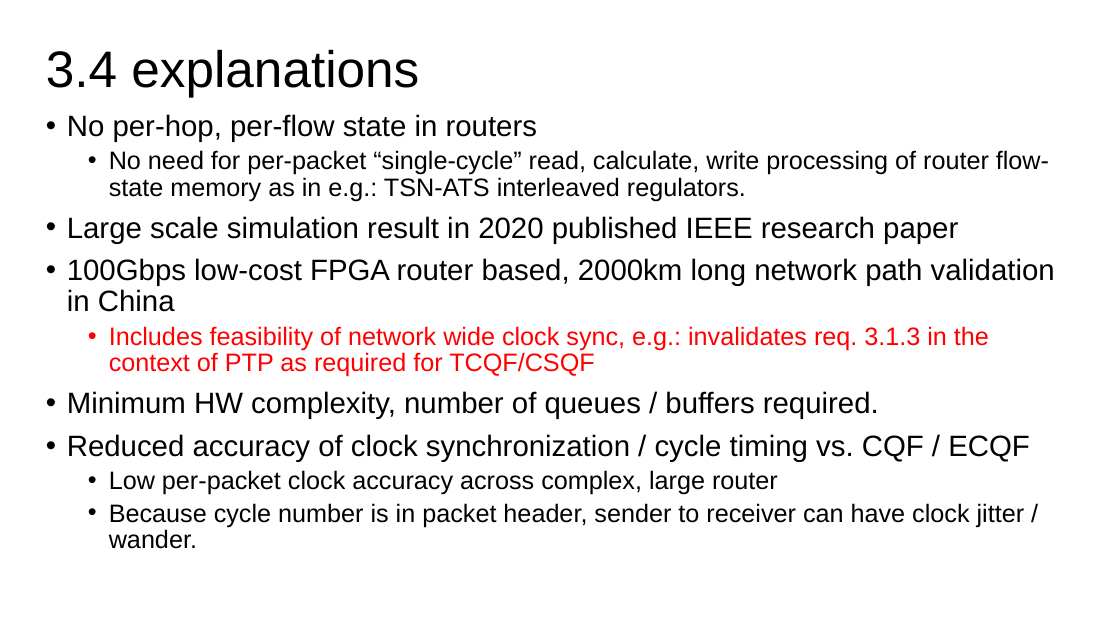
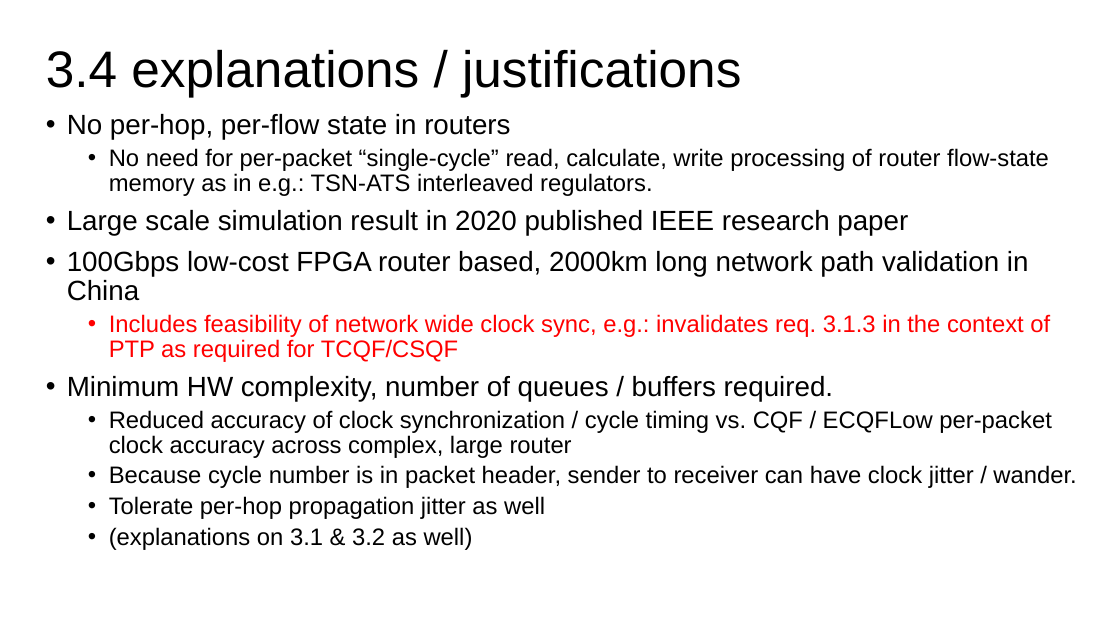
Before and after one commit to toerless/detnet, a slide deck: slide 11 of slides/evaluation/evaluation-interim-09122023-tcqf-csqf-glbf.pptx. Drawn at 1120x630 pixels with LibreOffice and Linux fonts; fonts in the diff are those of the drawing. Boxes give left, top, right and bottom in pixels: in the first picture for what was removed or moved away, otherwise in the second. Text is boxed around its words. In the diff, an @@ line names an element or a change of style, - is before the commit and + after.

```diff
--- a/slides/evaluation/evaluation-interim-09122023-tcqf-csqf-glbf.pptx
+++ b/slides/evaluation/evaluation-interim-09122023-tcqf-csqf-glbf.pptx
@@ title at box(46, 49, 741, 97): text changed @@
-3.4 explanations
+3.4 explanations / justifications
@@ text at box(67, 114, 1076, 488): size 25.2 to 23.8 pt in "No per-hop, per-flow state in routers", "Large scale simulation result in 2020 published ...", "100Gbps low-cost FPGA router based, 2000km long ...", "Minimum HW complexity, number of queues / ..."; size 21.6 to 20.4 pt in "No need for per-packet “single-cycle” read, calculate, ...", "Includes feasibility of network wide clock sync, ...", "Because cycle number is in packet header, ..."; line spacing 0.88 to 0.87 @@
@@ text at box(109, 410, 1051, 458): text changed; size 25.2 to 20.4 pt @@
-• Reduced accuracy of clock synchronization / cycle timing vs. CQF / ECQF
-  • Low per-packet clock accuracy across complex, large router
+  • Reduced accuracy of clock synchronization / cycle timing vs. CQF / ECQFLow per-packet clock accuracy across complex, large router
@@ text at box(109, 496, 545, 550): paragraphs added @@
+  • Tolerate per-hop propagation jitter as well
+  • (explanations on 3.1 & 3.2 as well)
```
Also in this commit, not shown: 4 other slides changed, 1 other file.
